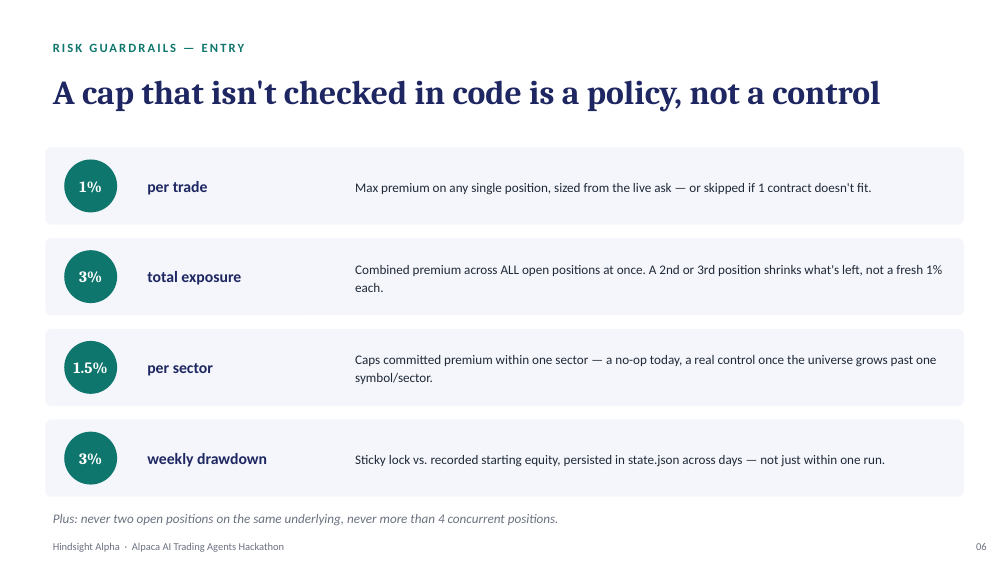
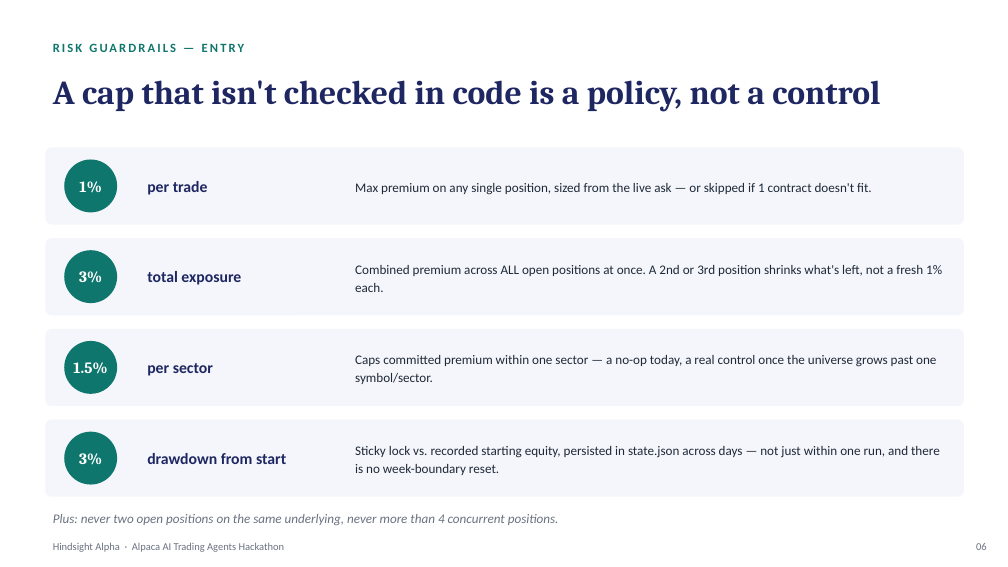
Before and after one commit to s-papy/hindsight-alpha, a slide deck: slide 6 of submission/Hindsight_Alpha_Deck.pptx. Drawn at 1008x567 pixels with LibreOffice and Linux fonts; fonts in the diff are those of the drawing. Boxes give left, top, right and bottom in pixels: in the first picture for what was removed or moved away, otherwise in the second. Text is boxed around its words. In the diff, an @@ line names an element or a change of style, - is before the commit and + after.

```diff
--- a/submission/Hindsight_Alpha_Deck.pptx
+++ b/submission/Hindsight_Alpha_Deck.pptx
@@ text at [355, 446, 940, 475]: text changed @@
-Sticky lock vs. recorded starting equity, persisted in state.json across days — not just within one run.
+Sticky lock vs. recorded starting equity, persisted in state.json across days — not just within one run, and there is no week-boundary reset.
@@ text at [147, 453, 286, 464]: text changed @@
-weekly drawdown
+drawdown from start
```
Also in this commit, not shown: 4 other files.
